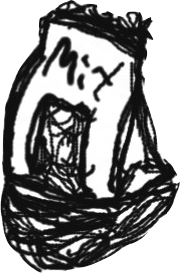
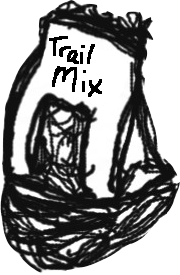
Two versions of the same layered image (180 × 275). Layer-by-layer changes:
painted on "Layer 1" over bbox(39, 33, 130, 103)
